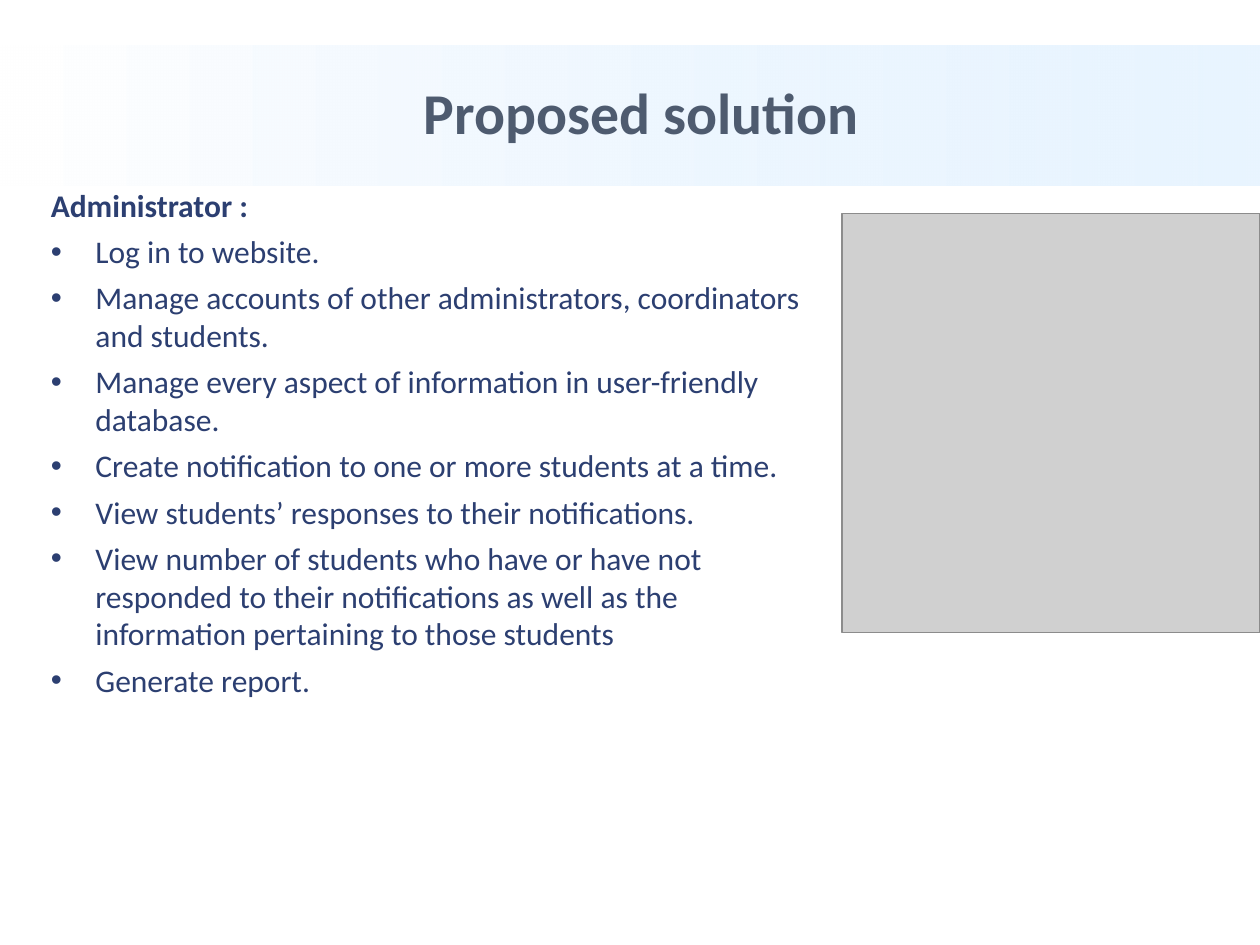
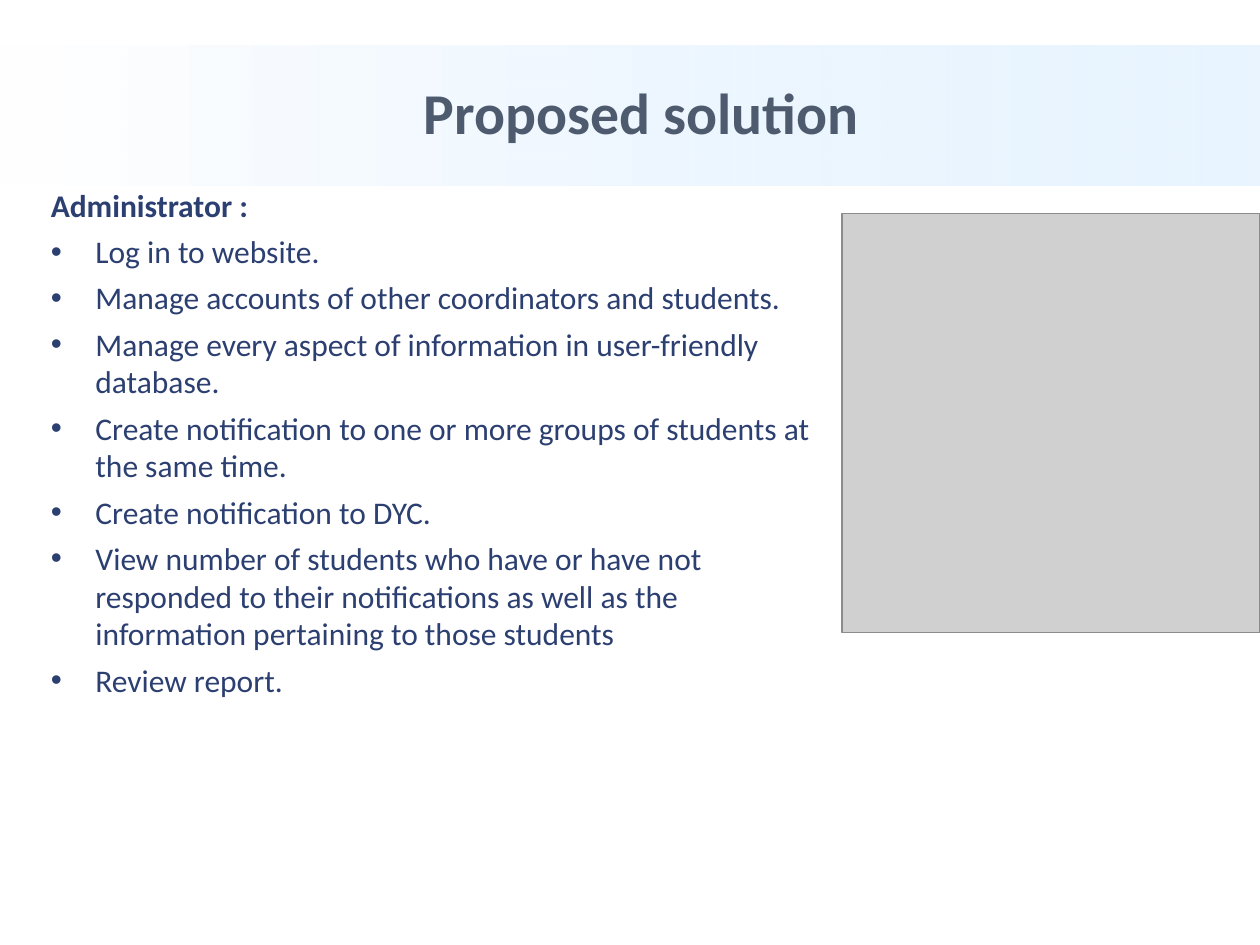
Before and after one commit to haptxse62665/DY-EMERGENCY-RESPONSE-PROJECT, a slide deck: slide 10 of Report/Report1_DYs-Group_Slide.pptx. Drawn at 1260x945 pixels with LibreOffice and Linux fonts; fonts in the diff are those of the drawing; grey boxes stand for pictures; background and template pictures are left out. Boxes give left, top, right and bottom in pixels: in the first picture for what was removed or moved away, otherwise in the second. Text is boxed around its words. In the diff, an @@ line names an element or a change of style, - is before the commit and + after.

Commit message:
BinhNTT_Update Slide Report1 Presentation

```diff
--- a/Report/Report1_DYs-Group_Slide.pptx
+++ b/Report/Report1_DYs-Group_Slide.pptx
@@ text at [95,287,780,315]: text changed @@
-• Manage accounts of other administrators, coordinators and students.
+• Manage accounts of other coordinators and students.
@@ text at [95,418,809,525]: text changed @@
-• Create notification to one or more students at a time.
-• View students’ responses to their notifications.
+• Create notification to one or more groups of students at the same time.
+• Create notification to DYC.
@@ text at [95,670,283,697]: text changed @@
-• Generate report.
+• Review report.
```
Also in this commit, not shown: 4 other slides changed.
